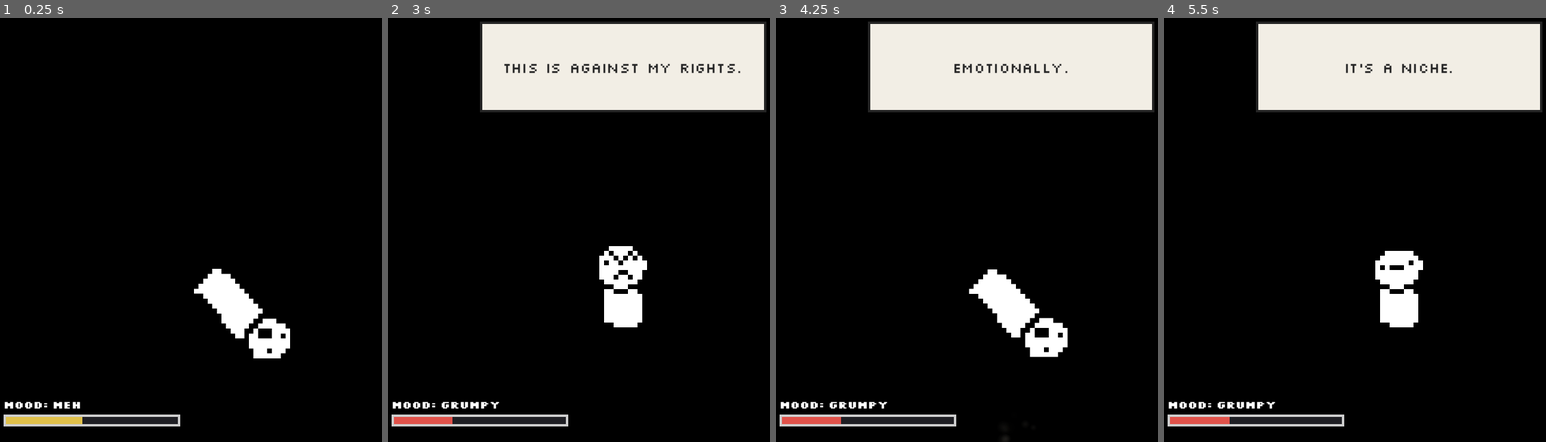
Above: before the commit, frames 1-4 (left to right).
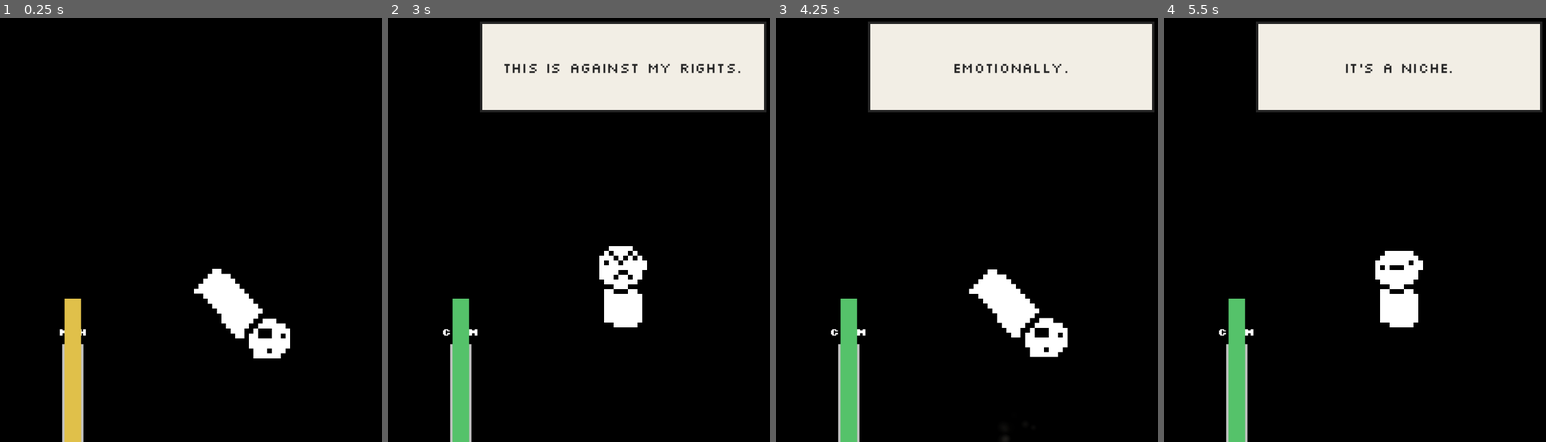
Above: after the commit, the same moments.

Repository: veroteknic/the-useless-fuck
Game: Godot game, scene res://main.tscn
Same seed, same stepped clock (60 frames per second), same inputs: the game is played once before the commit and once after it.
Inputs (mouse positions are in pixels of both pictures, inside the frame that each line leads up to):
- Up to frame 1 (0.25 s): no input
- Up to frame 2 (3 s): tap Enter at 0.5 s; drag from (624, 297) to (670, 132) at 0.52 s; drag from (529, 246) to (598, 314) at 1.27 s; move the mouse to (670, 132) at 2.02 s; click (670, 132) at 2.17 s; drag from (598, 314) to (479, 162) at 2.77 s
- Up to frame 3 (4.25 s): move the mouse to (1154, 293) at 3.52 s; click (1154, 293) at 3.67 s
- Up to frame 4 (5.5 s): drag from (1255, 162) to (1328, 119) at 4.27 s; move the mouse to (1423, 225) at 5.02 s; click (1423, 225) at 5.17 s

The runs differ from the first frame. In frame 1, 3.1% of the frame differs, in the area x 0-48%, y 66-100%; in frame 2, 3.2%; in frame 3, 3.2%; in frame 4, 3.2%.

Commit message:
move mood meter to screen edge and invert escalation

Diff:
--- a/autonomy_behavior.gd
+++ b/autonomy_behavior.gd
@@ -166,11 +166,11 @@
 	var mouse_position := Vector2(DisplayServer.mouse_get_position())
 	var horizontal_distance := absf(mouse_position.x - _pet_vec(p, "desktop_position").x)
 
-	# Stealing is the bolder move: it waits for a grumpy Jeremy and real
+	# Stealing is the bolder move: it waits for a worked-up Jeremy and real
 	# hitbox contact, exactly like the old automatic timer did.
 	if (
 		auto_timer <= 0.0
-		and _effective_mood() <= -0.2
+		and _effective_mood() >= 0.2
 		and bool(p.call("mouse_touches_pet"))
 	):
 		if bool(director.call("request_behavior", "steal_cursor", [])):
@@ -246,7 +246,7 @@
 		* _config_number("mischievousness", 1.0)
 		* intensity
 		* idle_bonus
-		* (1.0 + clampf(-mood_value - 0.2, 0.0, 0.8))
+		* (1.0 + clampf(mood_value - 0.2, 0.0, 0.8))
 	)
 	weights["dramatic_close"] = (
 		0.24
@@ -254,12 +254,12 @@
 		* _config_number("stupidity", 1.0)
 		* intensity
 		* idle_bonus
-		* (1.0 + clampf(-mood_value - 0.55, 0.0, 0.5) * 2.0)
+		* (1.0 + clampf(mood_value - 0.55, 0.0, 0.5) * 2.0)
 	)
 
-	if mood_value > -0.2:
+	if mood_value < 0.2:
 		weights.erase("steal_tab")
-	if mood_value > -0.55 or _pet_num(p, "idle_time", 0.0) < 8.0:
+	if mood_value < 0.55 or _pet_num(p, "idle_time", 0.0) < 8.0:
 		weights.erase("dramatic_close")
 
 	for key in weights.keys():
@@ -341,9 +341,9 @@
 	if director != null:
 		mood = clampf(float(director.get("mood")), -1.0, 1.0)
 
-	# Long idle stretches lower the gating threshold without changing the
-	# persisted mood value.
-	return mood - clampf(_pet_num(_pet(), "idle_time", 0.0) / 120.0, 0.0, 0.15)
+	# Long idle stretches raise the effective rambunctiousness without changing
+	# the persisted mood value.
+	return mood + clampf(_pet_num(_pet(), "idle_time", 0.0) / 120.0, 0.0, 0.15)
 
 
 func _scaled_interval(min_value: float, max_value: float, use_mischief: bool) -> float:
--- a/behavior_director.gd
+++ b/behavior_director.gd
@@ -131,14 +131,14 @@
 
 func get_mood_tier() -> String:
 	if mood <= -0.55:
-		return "annoyed"
+		return "sleepy"
 	if mood <= -0.2:
-		return "grumpy"
+		return "calm"
 	if mood < 0.2:
 		return "meh"
 	if mood < 0.55:
 		return "curious"
-	return "pleased"
+	return "rambunctious"
 
 
 func get_mood() -> float:
@@ -171,9 +171,9 @@
 	var chance := 0.18 * float(config.get("stubbornness"))
 	chance *= clampf(float(config.get("mischief_intensity")), 0.0, 2.0)
 
-	if mood <= -0.2:
+	if mood >= 0.2:
 		chance *= 1.6
-	elif mood >= 0.55:
+	elif mood <= -0.55:
 		chance *= 0.6
 
 	chance = clampf(chance, 0.0, 0.75)
--- a/main.gd
+++ b/main.gd
@@ -30,7 +30,8 @@
 const POPIN_MAX_SIZE := Vector2(220, 180)
 const POPIN_VISIBLE_TIME := 2.6
 const POPIN_FADE_TIME := 0.5
-const MOOD_BAR_WIDTH := 132.0
+const MOOD_METER_SIZE := Vector2i(120, 240)
+const MOOD_BAR_SIZE := Vector2(18.0, 180.0)
 
 @export var gravity := 1600.0
 @export var bounce := 0.55
@@ -156,7 +157,7 @@
 var popin_sprite: Sprite2D
 var popin_timer := 0.0
 
-var mood_layer: CanvasLayer
+var mood_window: Window
 var mood_panel: PanelContainer
 var mood_fill: ColorRect
 var mood_label: Label
@@ -392,37 +393,45 @@
 
 
 func _setup_mood_meter() -> void:
-	# Always-visible pixel bar in the pet window. It sits below Jeremy, outside
-	# the click-through hitbox, so it never steals input from the desktop.
-	mood_layer = CanvasLayer.new()
-	mood_layer.layer = 24
-	add_child(mood_layer)
+	# A separate borderless, no-focus, fully click-through window pinned to the
+	# left edge of Jeremy's current monitor. It fills upward as his mood rises.
+	mood_window = Window.new()
+	mood_window.name = "MoodMeter"
+	mood_window.title = "jeremy mood"
+	mood_window.size = MOOD_METER_SIZE
+	mood_window.borderless = true
+	mood_window.always_on_top = true
+	mood_window.transparent = true
+	mood_window.set_flag(Window.FLAG_BORDERLESS, true)
+	mood_window.set_flag(Window.FLAG_ALWAYS_ON_TOP, true)
+	mood_window.set_flag(Window.FLAG_TRANSPARENT, true)
+	mood_window.set_flag(Window.FLAG_NO_FOCUS, true)
+	mood_window.tree_entered.connect(_on_mood_window_ready, CONNECT_ONE_SHOT)
+	# The main scene is still setting up its own children during _ready(), so
+	# the OS subwindow has to be attached on the next deferred frame.
+	get_tree().root.add_child.call_deferred(mood_window)
 
 	var root := Control.new()
 	root.mouse_filter = Control.MOUSE_FILTER_IGNORE
-	root.set_anchors_and_offsets_preset(
-		Control.PRESET_BOTTOM_LEFT, Control.PRESET_MODE_MINSIZE, false
-	)
-	root.offset_left = 6.0
-	root.offset_right = 6.0 + MOOD_BAR_WIDTH + 16.0
-	root.offset_top = -38.0
-	root.offset_bottom = -6.0
-	mood_layer.add_child(root)
+	root.set_anchors_and_offsets_preset(Control.PRESET_FULL_RECT)
+	mood_window.add_child(root)
 
 	var layout := VBoxContainer.new()
 	layout.set_anchors_and_offsets_preset(Control.PRESET_FULL_RECT)
-	layout.add_theme_constant_override("separation", 2)
+	layout.alignment = BoxContainer.ALIGNMENT_CENTER
+	layout.add_theme_constant_override("separation", 4)
 	root.add_child(layout)
 
-	var label := Label.new()
-	label.text = "mood"
-	PixelUIScript.apply(label, 9, true)
-	label.mouse_filter = Control.MOUSE_FILTER_IGNORE
-	layout.add_child(label)
-	mood_label = label
+	mood_label = Label.new()
+	mood_label.text = "mood"
+	PixelUIScript.apply(mood_label, 9, true)
+	mood_label.horizontal_alignment = HORIZONTAL_ALIGNMENT_CENTER
+	mood_label.mouse_filter = Control.MOUSE_FILTER_IGNORE
+	layout.add_child(mood_label)
 
 	mood_panel = PanelContainer.new()
-	mood_panel.custom_minimum_size = Vector2(MOOD_BAR_WIDTH, 10)
+	mood_panel.custom_minimum_size = MOOD_BAR_SIZE
+	mood_panel.size_flags_horizontal = Control.SIZE_SHRINK_CENTER
 	mood_panel.mouse_filter = Control.MOUSE_FILTER_IGNORE
 
 	var style := StyleBoxFlat.new()
@@ -441,18 +450,51 @@
 	mood_fill = ColorRect.new()
 	mood_fill.mouse_filter = Control.MOUSE_FILTER_IGNORE
 	mood_fill.anchor_left = 0.0
-	mood_fill.anchor_top = 0.0
-	mood_fill.anchor_right = 0.0
+	mood_fill.anchor_top = 1.0
+	mood_fill.anchor_right = 1.0
 	mood_fill.anchor_bottom = 1.0
-	mood_fill.offset_left = 0.0
-	mood_fill.offset_top = 0.0
-	mood_fill.offset_right = 0.0
-	mood_fill.offset_bottom = 0.0
+	mood_fill.offset_left = 2.0
+	mood_fill.offset_right = -2.0
+	mood_fill.offset_top = -MOOD_BAR_SIZE.y
+	mood_fill.offset_bottom = -2.0
 	mood_panel.add_child(mood_fill)
 
 
+func _on_mood_window_ready() -> void:
+	if mood_window == null:
+		return
+
+	var full_rect := PackedVector2Array([
+		Vector2.ZERO,
+		Vector2(MOOD_METER_SIZE.x, 0),
+		Vector2(MOOD_METER_SIZE),
+		Vector2(0, MOOD_METER_SIZE.y)
+	])
+	DisplayServer.window_set_mouse_passthrough(full_rect, mood_window.get_window_id())
+	_position_mood_meter()
+
+
+func _position_mood_meter() -> void:
+	if mood_window == null:
+		return
+
+	var screen := active_screen
+	if screen < 0 or screen >= DisplayServer.get_screen_count():
+		screen = DisplayServer.window_get_current_screen()
+
+	var screen_position := Vector2(DisplayServer.screen_get_position(screen))
+	var screen_size := Vector2(DisplayServer.screen_get_size(screen))
+	var target := Vector2i(
+		roundi(screen_position.x + 4.0),
+		roundi(screen_position.y + (screen_size.y - float(MOOD_METER_SIZE.y)) * 0.5)
+	)
+
+	if mood_window.position != target:
+		mood_window.position = target
+
+
 func _update_mood_meter(_delta: float) -> void:
-	if mood_layer == null:
+	if mood_window == null:
 		return
 
 	var show := true
@@ -462,23 +504,26 @@
 			var value: Variant = pet_config.get("show_mood_meter")
 			show = true if value == null else bool(value)
 
-	mood_layer.visible = show
+	mood_window.visible = show
 	if not show or behavior_director == null:
 		return
 
+	_position_mood_meter()
+
 	var mood := clampf(float(behavior_director.get("mood")), -1.0, 1.0)
-	var tier := str(behavior_director.call("get_mood_tier"))
 	if mood_label != null:
-		mood_label.text = "mood: " + tier
-
-	mood_fill.offset_right = MOOD_BAR_WIDTH * clampf((mood + 1.0) * 0.5, 0.0, 1.0)
-
+		mood_label.text = str(behavior_director.call("get_mood_tier"))
+
+	var fill_height := MOOD_BAR_SIZE.y - 4.0
+	mood_fill.offset_top = -fill_height * clampf((mood + 1.0) * 0.5, 0.0, 1.0)
+
+	# Calm is green, curious is yellow, and high rambunctiousness is red.
 	if mood <= -0.2:
-		mood_fill.color = Color("#e0524a")
-	elif mood < 0.2:
+		mood_fill.color = Color("#55c26a")
+	elif mood < 0.55:
 		mood_fill.color = Color("#e0c04a")
 	else:
-		mood_fill.color = Color("#55c26a")
+		mood_fill.color = Color("#e0524a")
 
 
 func update_popin(delta: float) -> void:
Not shown, changed: CHANGELOG.md
